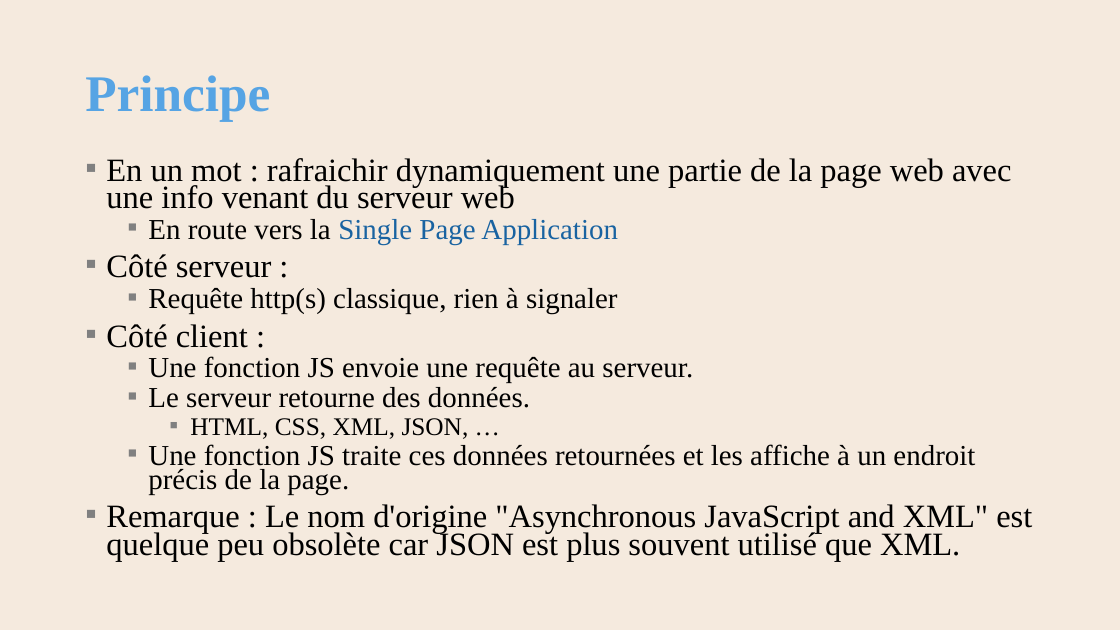
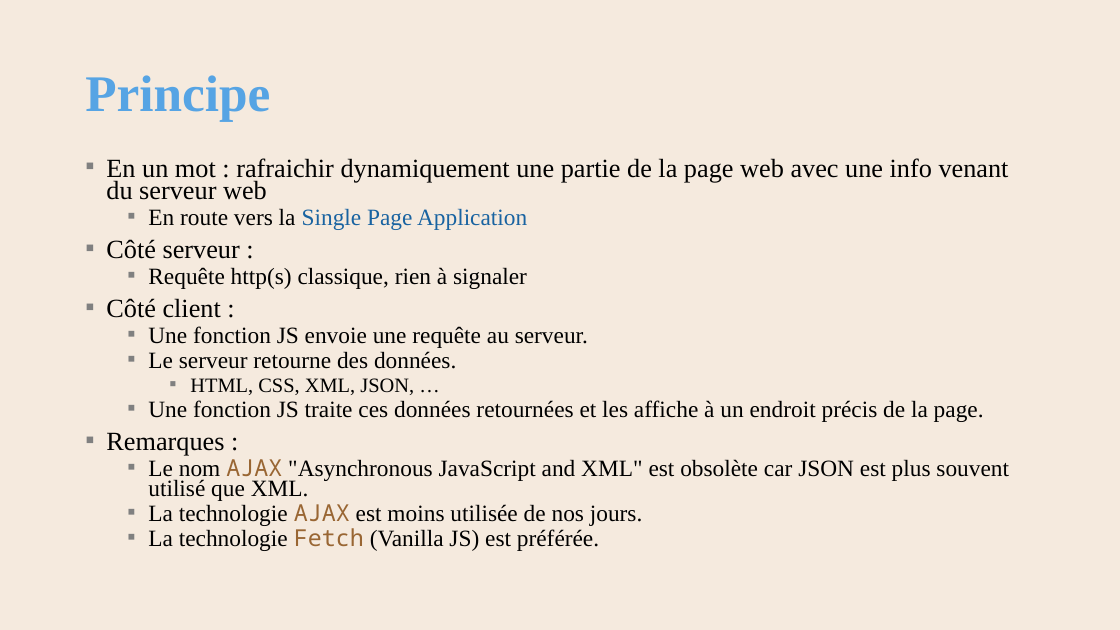
Before and after one commit to AlainWafflard/4IPW3, a slide deck: slide 5 of syllabus/27_requête_asynchrone/syllabus_27_async.pptx. Drawn at 1120x630 pixels with LibreOffice and Linux fonts; fonts in the diff are those of the drawing; background and template pictures are left out. Boxes give left, top, right and bottom in pixels: in the first picture for what was removed or moved away, otherwise in the second. Text is boxed around its words. In the diff, an @@ line names an element or a change of style, - is before the commit and + after.

Commit message:
2026/02/23 : - update chap 13, 22, 25, 27 - add AWebWiz framework with Fetch

```diff
--- a/syllabus/27_requête_asynchrone/syllabus_27_async.pptx
+++ b/syllabus/27_requête_asynchrone/syllabus_27_async.pptx
@@ text at (106,158,1009,422): size 27.9 to 22.5 pt in "En un mot : rafraichir dynamiquement une ...", "Côté serveur :", "Côté client :"; size 24.8 to 20 pt in "En route vers la Single Page Application", "Requête http(s) classique, rien à signaler", "Une fonction JS envoie une requête au ...", "Le serveur retourne des données." and 1 more places; size 21.7 to 17.5 pt in "HTML, CSS, XML, JSON, …" @@
@@ text at (106,432,1009,551): text changed; size 27.9 to 20 pt @@
-▪ Remarque : Le nom d'origine "Asynchronous JavaScript and XML" est quelque peu obsolète car JSON est plus souvent utilisé que XML.
+▪ Remarques :
+  ▪ Le nom AJAX "Asynchronous JavaScript and XML" est obsolète car JSON est plus souvent utilisé que XML.
+  ▪ La technologie AJAX est moins utilisée de nos jours.
+  ▪ La technologie Fetch (Vanilla JS) est préférée.
```
Also in this commit, not shown: 27 other slides changed, 1 slide added, 13 other files.
